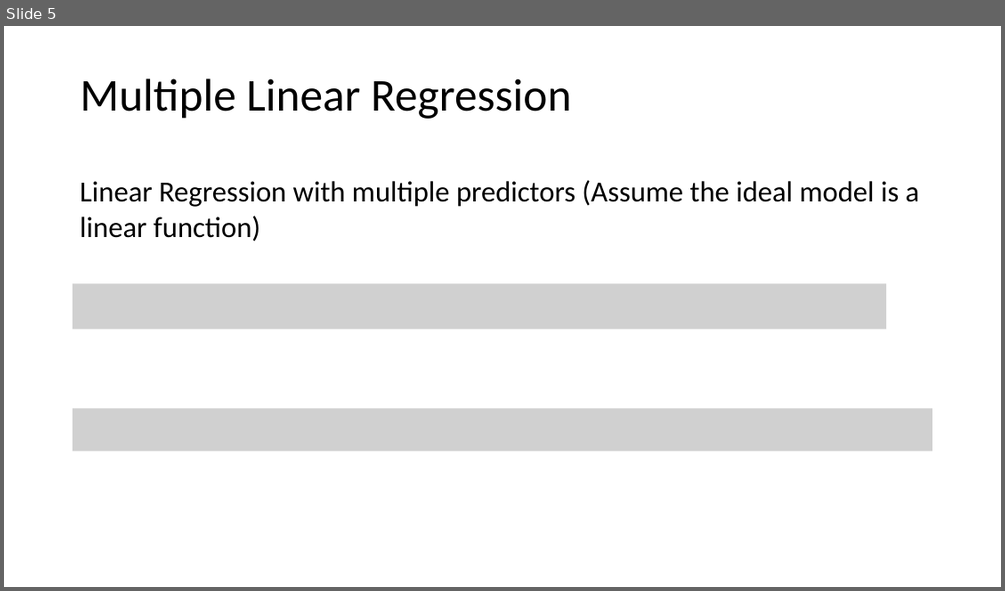
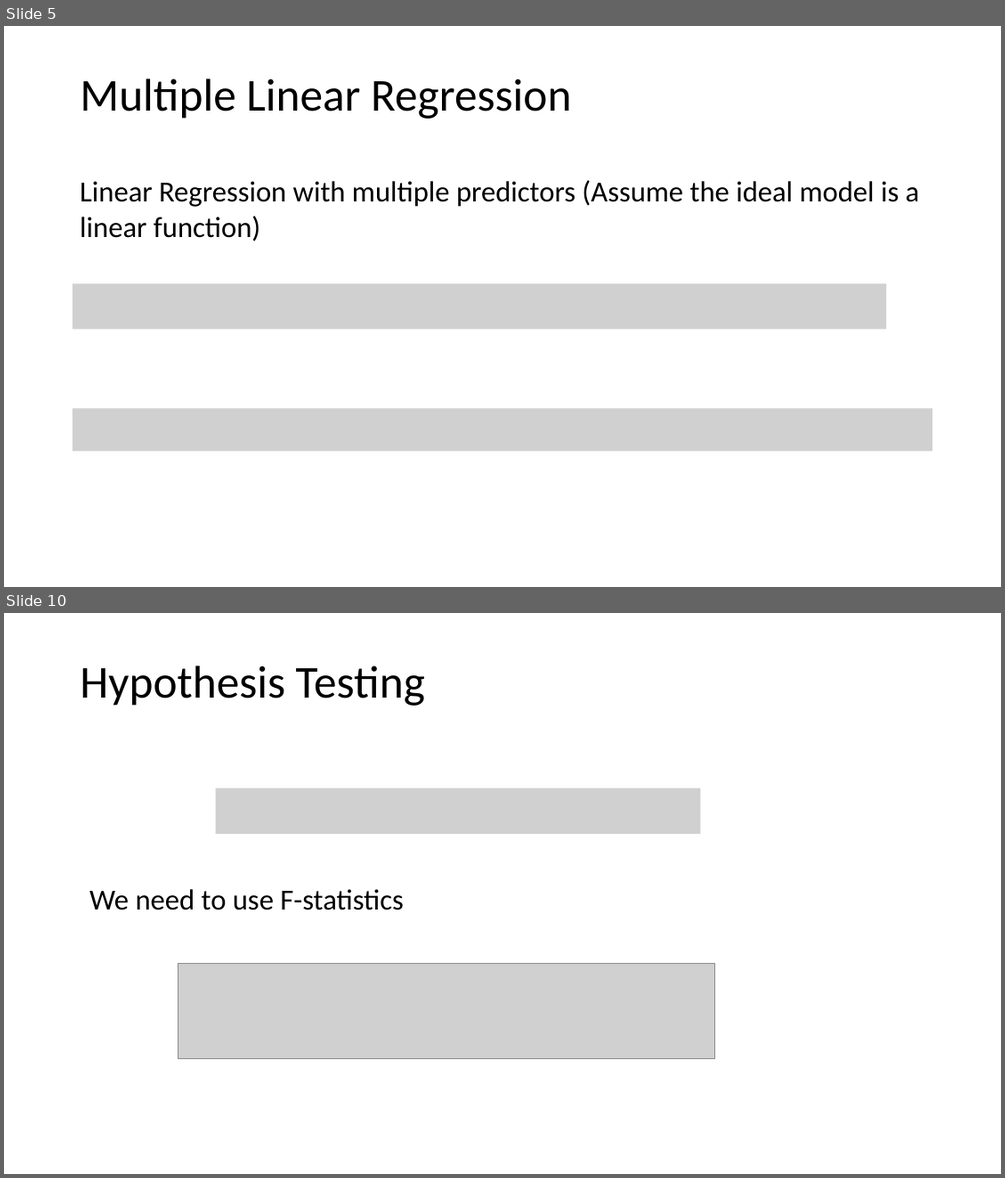
Before and after one commit to tianzheng4/tianzheng4.github.io, a slide deck: _umkc-teaching/slides/Lecture4.pptx. Shown one above the other, each under a label of ours: slide 5 before the commit, slides 5 and 10 after it; the slides between them are not shown. The pictures are 1005x591 and 1005x1178 pixels, drawn with LibreOffice and Linux fonts; fonts in the diff are those of the drawing; grey boxes stand for pictures. Boxes give left, top, right and bottom in pixels: in the first picture for what was removed or moved away, otherwise in the second. Text is boxed around its words. In the diff, an @@ line names an element or a change of style, - is before the commit and + after.

```diff
--- a/_umkc-teaching/slides/Lecture4.pptx
+++ b/_umkc-teaching/slides/Lecture4.pptx
@@ slide 10 added at (4, 613, 1001, 1174), background #FFFFFF @@
@@ title added at (80, 666, 425, 706), 44 pt, text #000000 @@
+Hypothesis Testing
@@ picture added at (216, 788, 700, 834) @@
@@ text added at (89, 889, 404, 910), 28 pt, text #000000 @@
+We need to use F-statistics
@@ picture added at (178, 963, 714, 1059) @@
```
Also in this commit, not shown: 1 slide changed, 7 other slides added, 3 other files.
